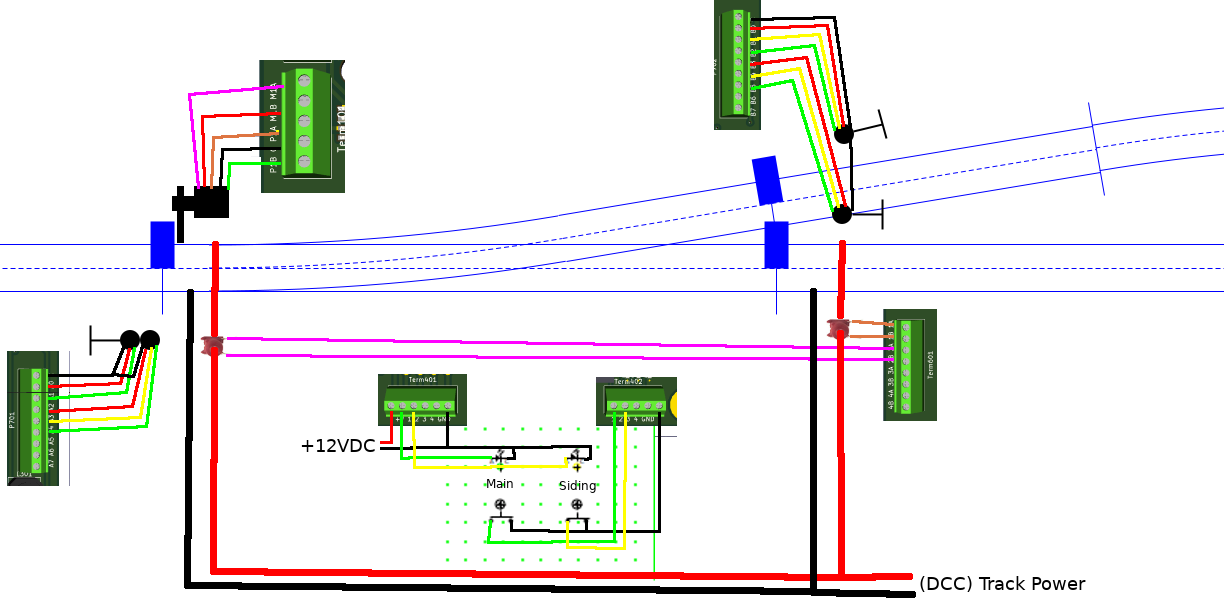
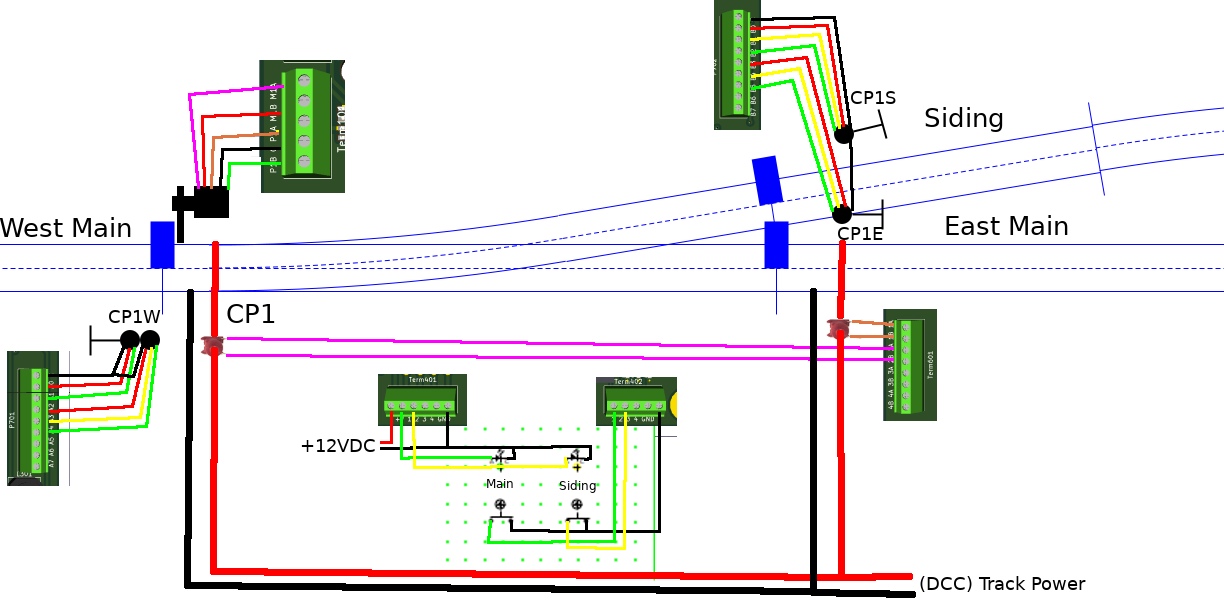
The second 1224 × 604 image is a revision of the first. Changes to its layers:
added layer "Siding #1" above "CP1" over bbox(925, 107, 1003, 132)
added layer "CP1" above "East Main" over bbox(227, 304, 275, 323)
added layer "East Main" above "West Main" over bbox(946, 215, 1068, 235)
added layer "West Main" above "wires" over bbox(0, 217, 131, 237)
added layer "CP1S" above "CP1E" over bbox(851, 91, 896, 104)
added layer "CP1E" above "CP1W" over bbox(838, 227, 883, 240)
added layer "CP1W" above "ExampleSidingCP1.png" over bbox(109, 310, 161, 323)
